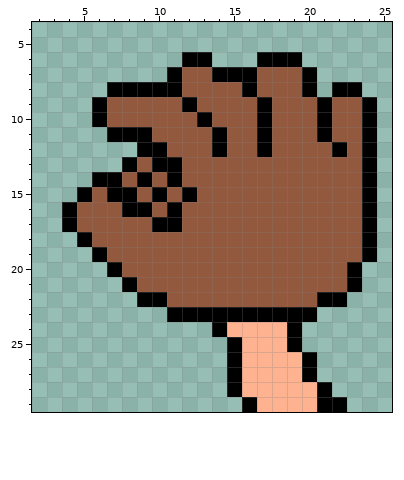
File history of a pixel-art sprite, sprites/baseball_glove/1.png. That is the earlier state.
The file is 300x300 pixels, drawn in blocks of 10x10; one block is one cell here. Shown: x 2..25, y 4..29.
And afterwards:
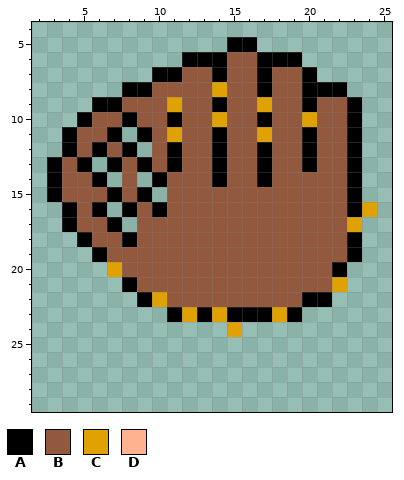
Palette (. is transparent): A #000000  B #93593e  C #e0a102  D #ffb28f
Difference:
@@ x 2..25 @@
  4 ........................
- 5 ........................
- 6 ..........AA...AAA......
- 7 .........ABBAAABBBA.....
- 8 .....AAAAABBBBABBBA.AA..
- 9 ....ABBBBBABBBBABBBABBA.
-10 ....ABBBBBBABBBABBBABBA.
-11 .....AAABBBBABBABBBABBA.
-12 .......AABBBABBABBBBABA.
-13 ......ABAABBBBBBBBBBBBA.
-14 ....AABABABBBBBBBBBBBBA.
-15 ...ABAABABABBBBBBBBBBBA.
-16 ..ABBBAABABBBBBBBBBBBBA.
-17 ..ABBBBBAABBBBBBBBBBBBA.
-18 ...ABBBBBBBBBBBBBBBBBBA.
-19 ....ABBBBBBBBBBBBBBBBBA.
-20 .....ABBBBBBBBBBBBBBBA..
-21 ......ABBBBBBBBBBBBBBA..
-22 .......AABBBBBBBBBBAA...
-23 .........AAAAAAAAAA.....
-24 ............ADDDDA......
-25 .............ADDDA......
-26 .............ADDDDA.....
-27 .............ADDDDA.....
-28 .............ADDDDDA....
-29 ..............ADDDDAA...
+ 5 .............AA.........
+ 6 ..........AAABBAAA......
+ 7 ........AABBABBABBA.....
+ 8 ......AABBBBCBBABBAAA...
+ 9 ....AABBBCBBABBCBBABBA..
+10 ...ABBABBABBCBBABBCBBA..
+11 ..ABBA.ABCBBABBCBBABBA..
+12 ..ABABA.BABBABBABBABBA..
+13 .ABA.ABABABBABBABBABBA..
+14 .ABBA.B.ABBBABBABBBBBA..
+15 .ABBBABA.BBBBBBBBBBBBA..
+16 ..ABA.ABABBBBBBBBBBBBAC.
+17 ..ABBA.BBBBBBBBBBBBBBC..
+18 ...ABBABBBBBBBBBBBBBBA..
+19 ....ABBBBBBBBBBBBBBBBA..
+20 .....CBBBBBBBBBBBBBBA...
+21 ......ABBBBBBBBBBBBBC...
+22 .......ACBBBBBBBBBAA....
+23 .........ACACAAACA......
+24 .............C..........
+25 ........................
+26 ........................
+27 ........................
+28 ........................
+29 ........................
Pixel boxes of the changes (left, top, right, bottom) in both pictures:
changed: (47, 37, 377, 412)
